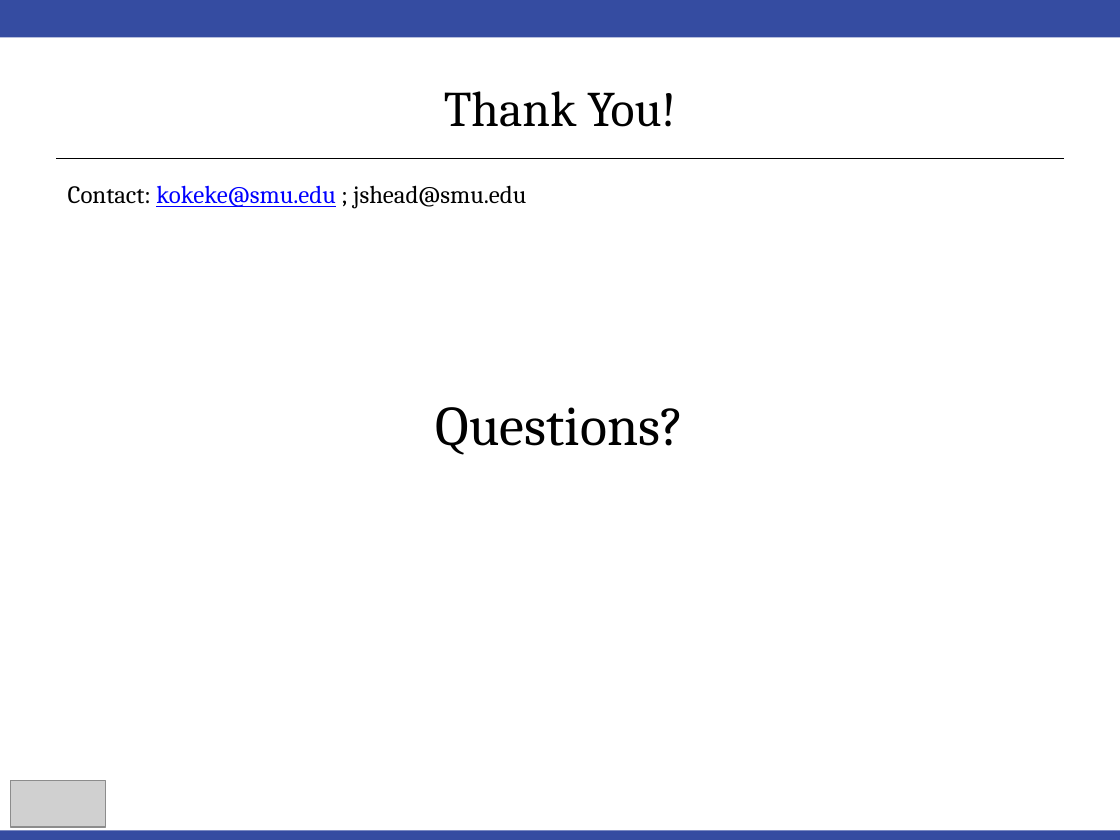
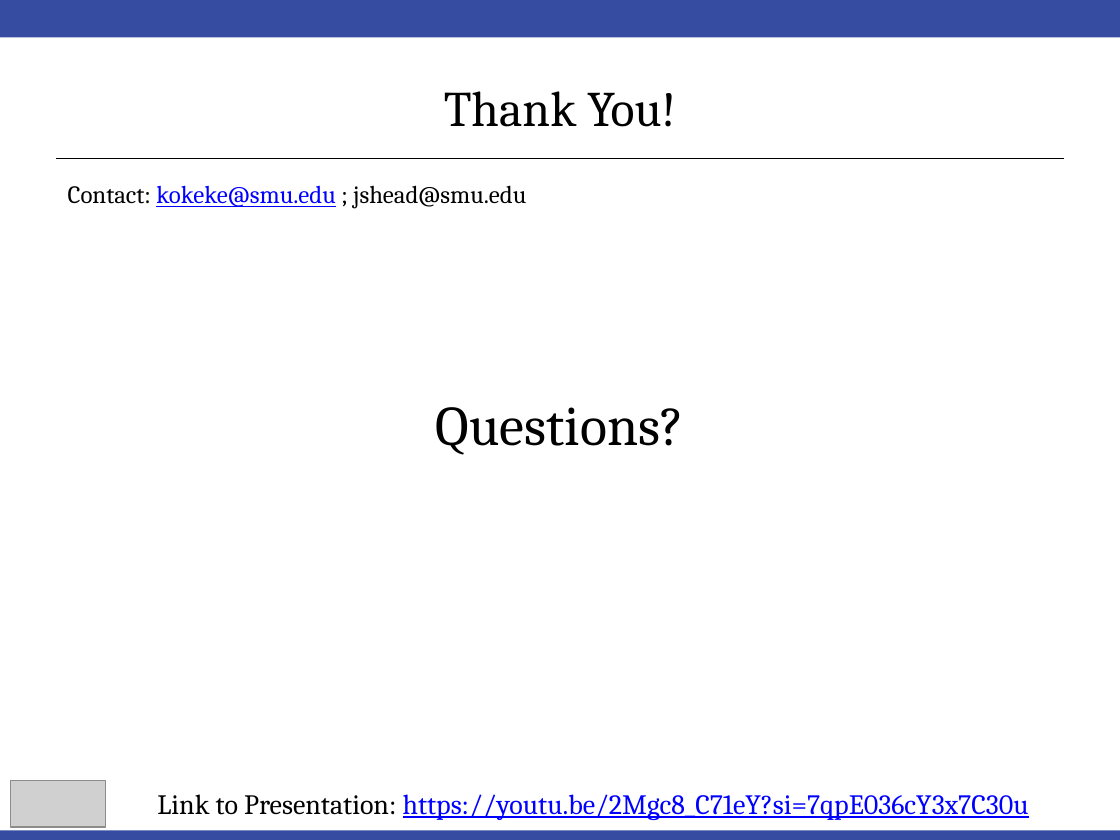
Before and after one commit to jshead/DDS-Case-Study-1, a slide deck: slide 13 of Case Study 1.pptx. Drawn at 1120x840 pixels with LibreOffice and Linux fonts; fonts in the diff are those of the drawing; grey boxes stand for pictures. Boxes give left, top, right and bottom in pixels: in the first picture for what was removed or moved away, otherwise in the second. Text is boxed around its words. In the diff, an @@ line names an element or a change of style, - is before the commit and + after.

```diff
--- a/Case Study 1.pptx
+++ b/Case Study 1.pptx
@@ text added at box(157, 794, 1029, 820), 18 pt, text #0000FF, underline @@
+Link to Presentation: https://youtu.be/2Mgc8_C71eY?si=7qpE036cY3x7C30u
```
